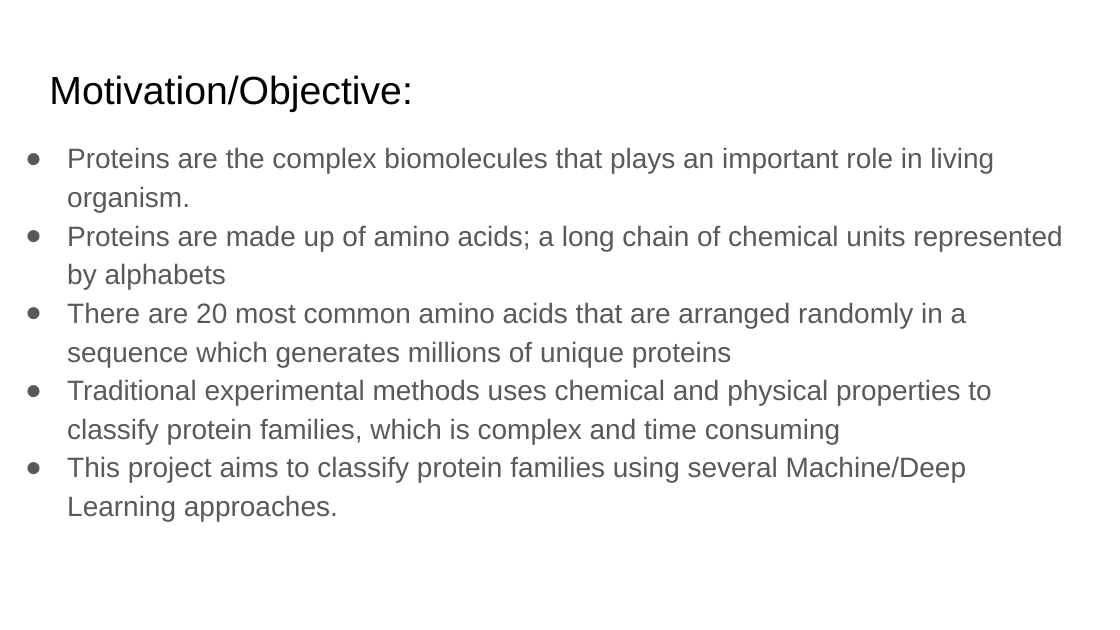
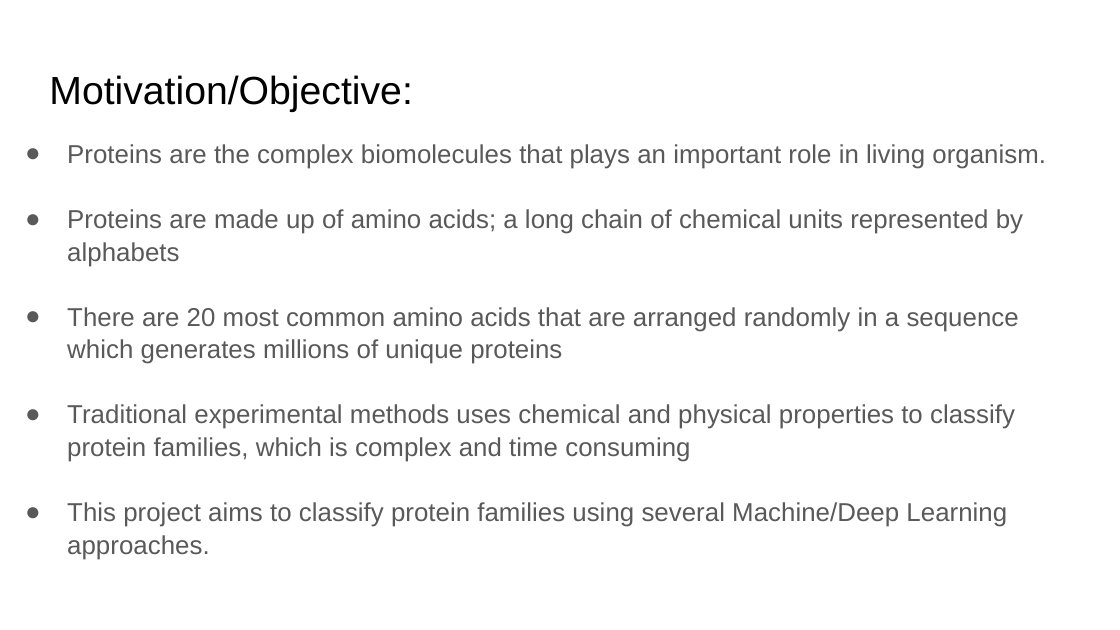
Before and after one commit to abishek269/Protein-Super-family-Classification-, a slide deck: slide 2 of Final_report_presentation.pptx. Drawn at 1120x630 pixels with LibreOffice and Linux fonts; fonts in the diff are those of the drawing. Boxes give left, top, right and bottom in pixels: in the first picture for what was removed or moved away, otherwise in the second. Text is boxed around its words. In the diff, an @@ line names an element or a change of style, - is before the commit and + after.

```diff
--- a/Final_report_presentation.pptx
+++ b/Final_report_presentation.pptx
@@ text "Proteins are the complex biomolecules ..." at <box>67,144,1046,560</box>: size 18 to 16.6 pt; line spacing 1.15 to 1.05 @@
```
Also in this commit, not shown: 7 other slides changed, 4 slides added, 1 slide removed.
